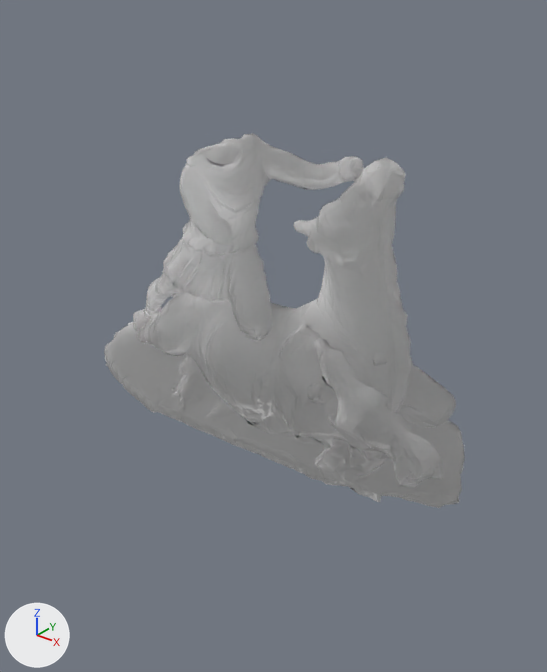
The glTF model assets/models/mitra_statue_2021/glb/default.glb as it was, and as the next commit left it.
Before and after are seen from a 50 mm camera at (18.1, -21.8, 11.3) aimed at (1.0, -0.4, -2.0). The axes (+X, +Y, +Z) are drawn at lower left. The lights are the same throughout. The first picture is the older version. Where no turn or scale is listed for an object, it has been applied to the vertices. Vertices at exactly the same position are counted once.
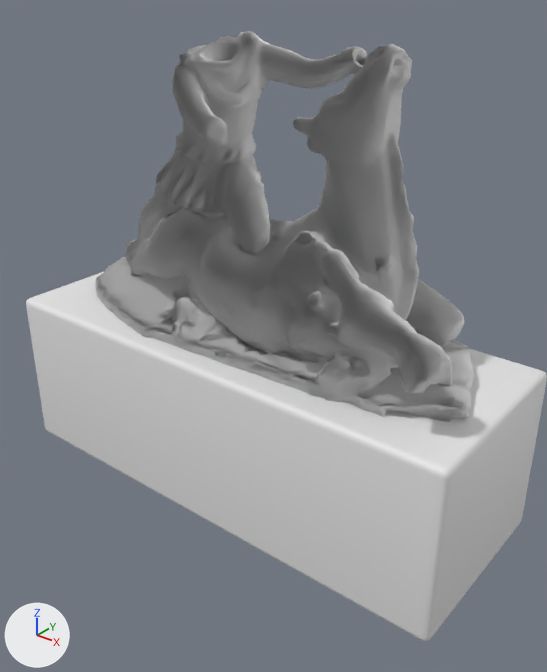
What differs and where, as boxes (x1, y1, x2, y2) in the pictures (547 x 672 px):
```json
{"object": "default", "change": "reshaped, moved", "before": [104, 133, 465, 508], "after": [26, 31, 547, 641]}
{"part": 1, "of": "me_default", "change": "added", "after": [26, 272, 547, 641]}
{"part": 2, "of": "me_default", "change": "recoloured", "before": [104, 133, 465, 508], "after": [95, 31, 474, 422]}
```

Edits to the scene script, one JSON object a line:
```json
{"block": "me_default", "where": "# used by ob_default; location = (-0.28, -3.33, -12.91)"}
{"op": "remove", "block": "me_default", "code": "me_default.from_pydata(...)  # 6779 vertices, 13259 faces; spans x -9.5..10.1, y -0.1..6.8, z 7.1..18.7"}
{"op": "add", "block": "me_default", "code": "me_default.from_pydata(...)  # 6931 vertices, 13559 faces; spans x -10.3..10.9, y -0.7..7.5, z 0.0..18.7"}
{"block": "me_default", "change": "me_default part 1: a new loose piece of 152 vertices spanning x -10.3..10.9, y -0.7..7.5, z 0.0..7.1"}
{"block": "me_default", "change": "me_default part 2: 13259 faces spanning x -9.5..10.1, y -0.1..6.8, z 7.1..18.7 switch from mat_mitrastatue2021_01 (white #ffffff) to no material"}
{"op": "set", "path": "ob_default.location", "old": "(-0.28, -3.33, -12.91)", "new": "(-0.32, -3.39, -9.33)"}
```
